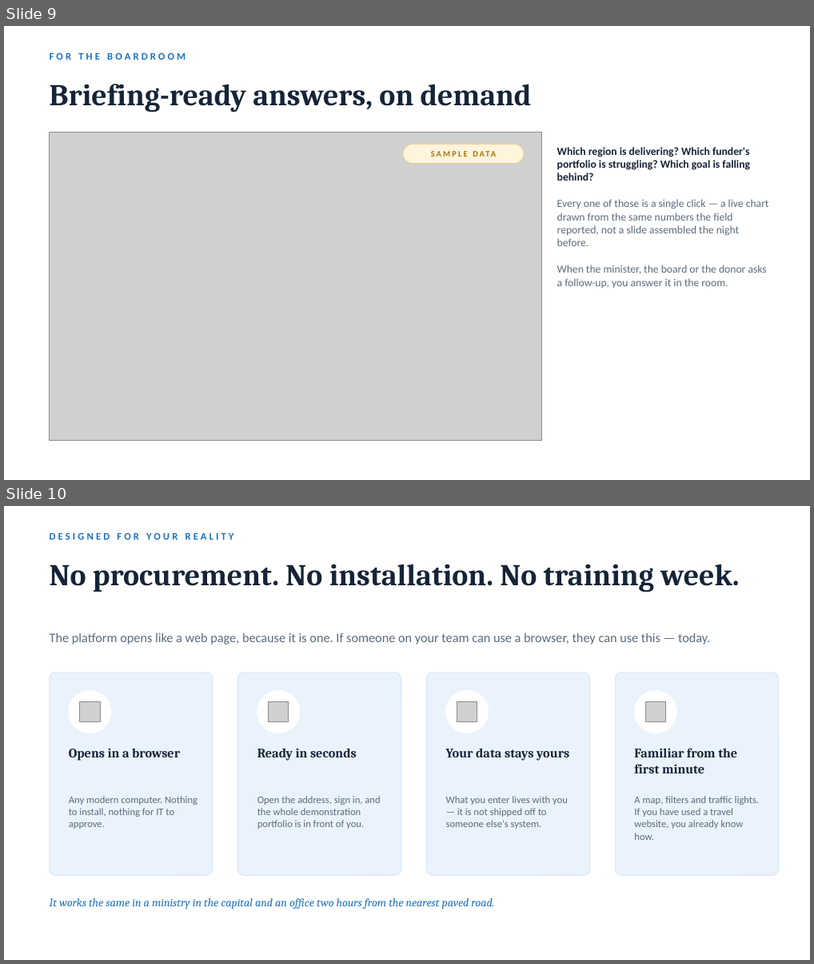
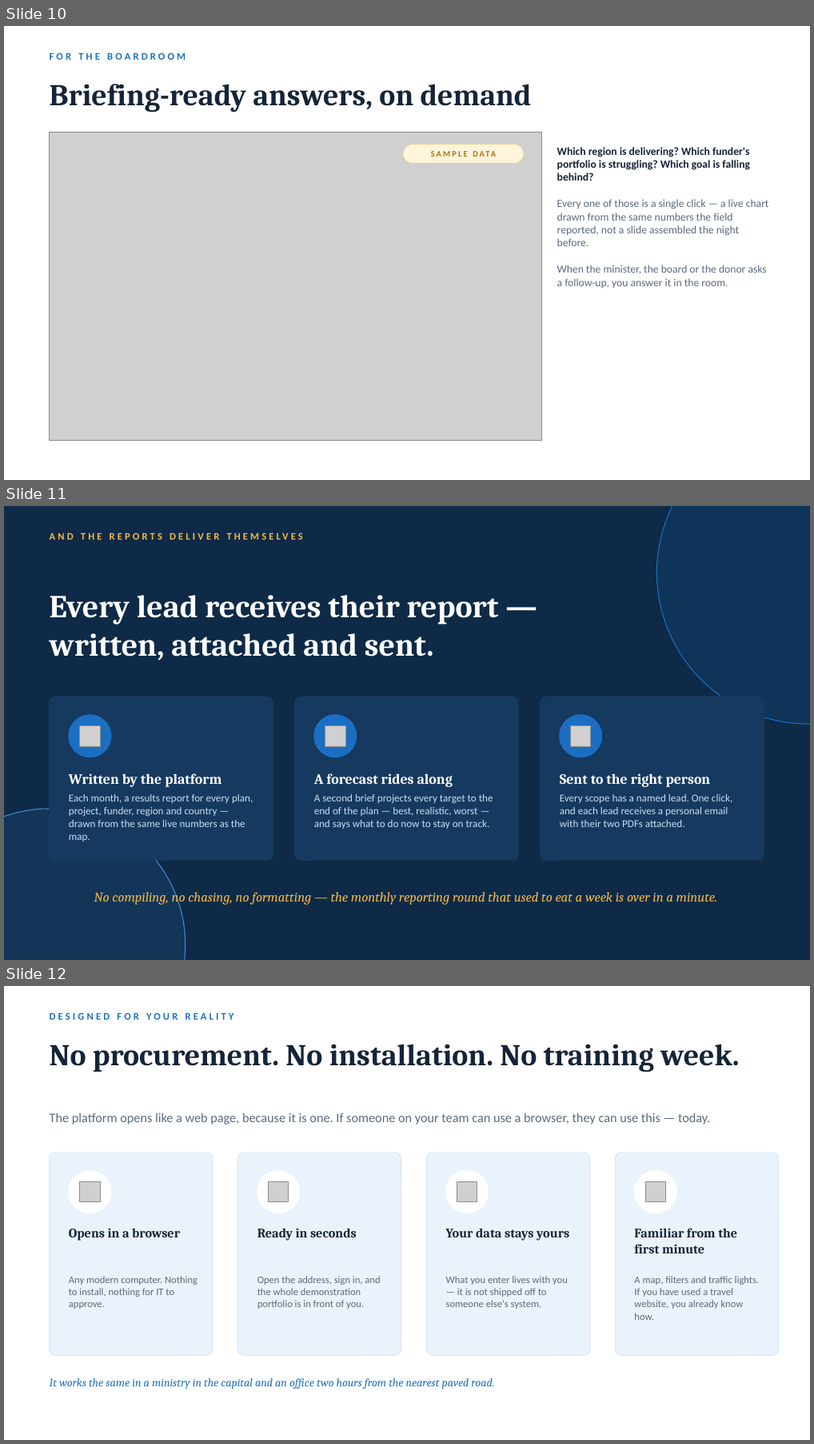
Before and after one commit to thegrassroots/platform, a slide deck: docs/The-Grassroots-Platform-Overview.pptx. Shown one above the other, each under a label of ours: slides 9 and 10 before the commit, slides 10, 11 and 12 after it. The pictures are 814x964 and 814x1444 pixels, drawn with LibreOffice and Linux fonts; fonts in the diff are those of the drawing; grey boxes stand for pictures. Boxes give left, top, right and bottom in pixels: in the first picture for what was removed or moved away, otherwise in the second. Text is boxed around its words. In the diff, an @@ line names an element or a change of style, - is before the commit and + after.

```diff
--- a/docs/The-Grassroots-Platform-Overview.pptx
+++ b/docs/The-Grassroots-Platform-Overview.pptx
@@ slide 11 added at (4, 506, 810, 960), background #0E2A47 @@
@@ text added at (50, 527, 763, 545), 12 pt, text #F5B942, bold @@
+AND THE REPORTS DELIVER THEMSELVES
@@ ellipse added at (658, 506, 810, 724), fill #1B6FC2 at 15% opacity, outline #1B6FC2 1 pt @@
@@ text added at (50, 595, 499, 660), 38 pt, text #FFFFFF, bold @@
+Every lead receives their report —
+written, attached and sent.
@@ rounded rectangle added at (50, 696, 274, 860), fill #16395F, outline #16395F 1 pt @@
@@ rounded rectangle added at (295, 696, 519, 860), fill #16395F, outline #16395F 1 pt @@
@@ rounded rectangle added at (541, 696, 765, 860), fill #16395F, outline #16395F 1 pt @@
@@ ellipse added at (69, 715, 111, 757), fill #1B6FC2, outline #1B6FC2 1 pt @@
@@ ellipse added at (314, 715, 357, 757), fill #1B6FC2, outline #1B6FC2 1 pt @@
@@ ellipse added at (560, 715, 602, 757), fill #1B6FC2, outline #1B6FC2 1 pt @@
@@ picture added at (80, 725, 100, 746) @@
@@ picture added at (326, 725, 346, 746) @@
@@ picture added at (571, 725, 591, 746) @@
@@ text added at (69, 773, 222, 787), 17 pt, text #FFFFFF, bold @@
+Written by the platform
@@ text added at (314, 773, 453, 787), 17 pt, text #FFFFFF, bold @@
+A forecast rides along
@@ text added at (560, 773, 711, 787), 17 pt, text #FFFFFF, bold @@
+Sent to the right person
@@ ellipse added at (4, 808, 186, 960), fill #3E8BD9 at 12% opacity, outline #3E8BD9 1 pt @@
@@ text added at (69, 794, 253, 841), 12.5 pt, text #C9DDF2 @@
+Each month, a results report for every plan, project, funder, region and country — drawn from the same live numbers as the map.
@@ text added at (314, 794, 494, 828), 12.5 pt, text #C9DDF2 @@
+A second brief projects every target to the end of the plan — best, realistic, worst — and says what to do now to stay on track.
@@ text added at (560, 794, 733, 827), 12.5 pt, text #C9DDF2 @@
+Every scope has a named lead. One click, and each lead receives a personal email with their two PDFs attached.
@@ text added at (94, 889, 718, 905), 16 pt, text #F5B942, italic @@
+No compiling, no chasing, no formatting — the monthly reporting round that used to eat a week is over in a minute.
@@ what was slide 9 is now slide 10 @@
@@ what was slide 10 is now slide 12 @@
```
Also in this commit, not shown: 1 other slide added, 1 other file.
